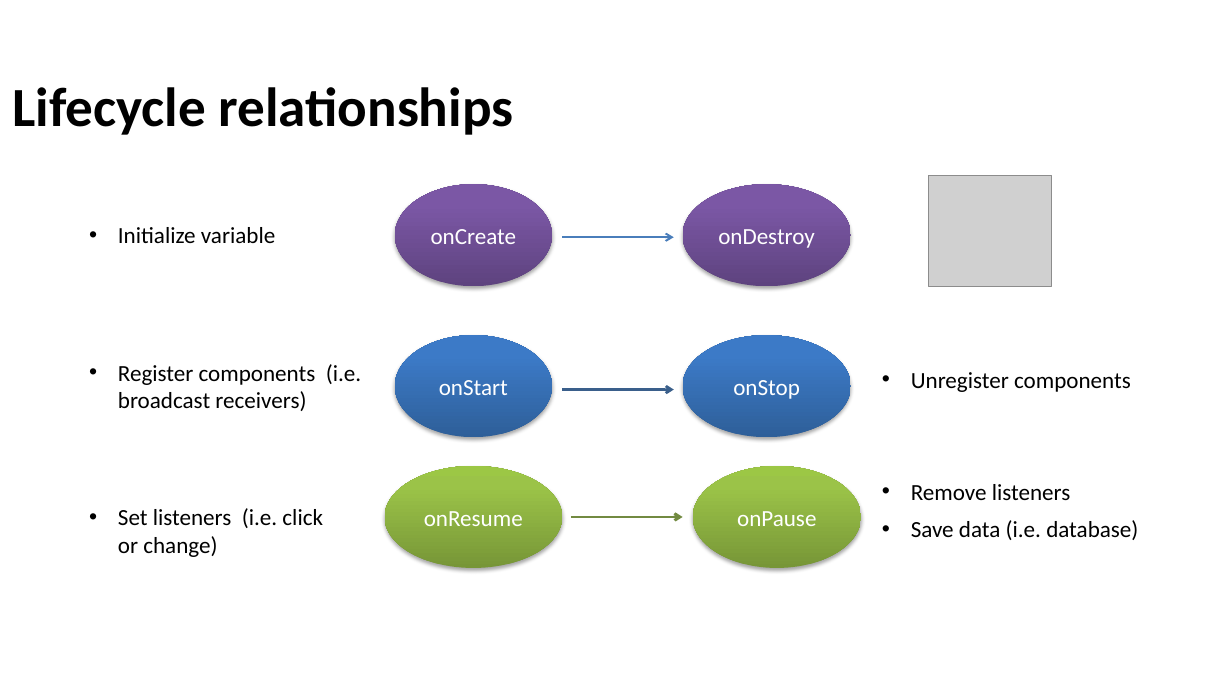
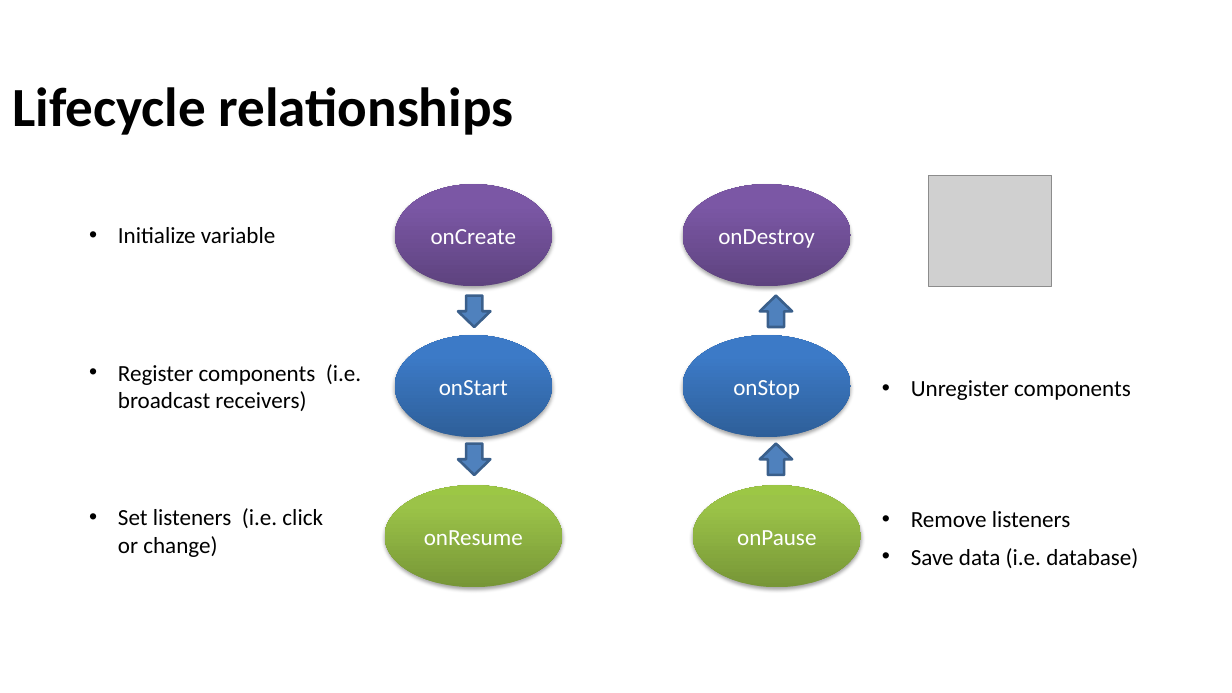
Before and after one commit to Batch-xx/Android-Lunch-Learn, a slide deck: slide 19 of slides/Android Studio_Activities_Fragments.pptx (slide 18 before the commit). Drawn at 1232x693 pixels with LibreOffice and Linux fonts; fonts in the diff are those of the drawing; grey boxes stand for pictures; background and template pictures are left out. Boxes give left, top, right and bottom in pixels: in the first picture for what was removed or moved away, otherwise in the second. Text is boxed around its words. In the diff, an @@ line names an element or a change of style, - is before the commit and + after.

```diff
--- a/slides/Android Studio_Activities_Fragments.pptx
+++ b/slides/Android Studio_Activities_Fragments.pptx
@@ arrow removed from (562, 238) to (674, 238) @@
@@ right arrow added at bbox=[458, 295, 490, 327], fill #4F81BD, outline #3A5F8C 2 pt @@
@@ right arrow added at bbox=[760, 295, 793, 327], fill #4F81BD, outline #3A5F8C 2 pt @@
@@ text "Unregister components": place and size @@
-text "Unregister components" at bbox=[911, 372, 1131, 392]
+text "Unregister components" at bbox=[911, 380, 1131, 400]
@@ arrow removed from (562, 390) to (674, 390) @@
@@ right arrow added at bbox=[458, 443, 490, 475], fill #4F81BD, outline #3A5F8C 2 pt @@
@@ right arrow added at bbox=[760, 443, 793, 475], fill #4F81BD, outline #3A5F8C 2 pt @@
@@ ellipse "onResume": place and size @@
-ellipse "onResume" at bbox=[384, 466, 562, 567]
+ellipse "onResume" at bbox=[384, 485, 562, 587]
@@ ellipse "onPause": place and size @@
-ellipse "onPause" at bbox=[693, 466, 861, 567]
+ellipse "onPause" at bbox=[693, 485, 861, 587]
@@ text "Remove listeners": place and size @@
-text "Remove listeners" at bbox=[911, 484, 1071, 500]
+text "Remove listeners" at bbox=[911, 511, 1071, 527]
@@ arrow removed from (571, 518) to (683, 518) @@
@@ text "Save data (i.e. database)": place and size @@
-text "Save data (i.e. database)" at bbox=[911, 520, 1138, 540]
+text "Save data (i.e. database)" at bbox=[911, 548, 1138, 568]
```
Also in this commit, not shown: 12 other slides changed, 7 slides added, 8 slides removed, 3 other files.
